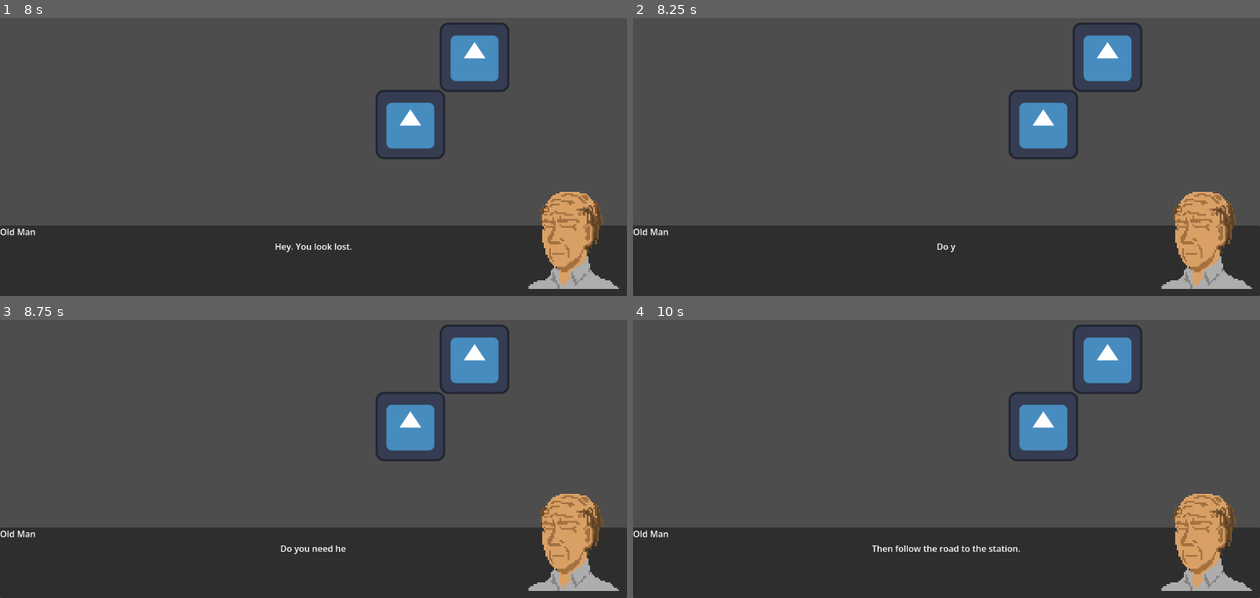
Above: before the commit, frames 1-4 (two rows, left to right).
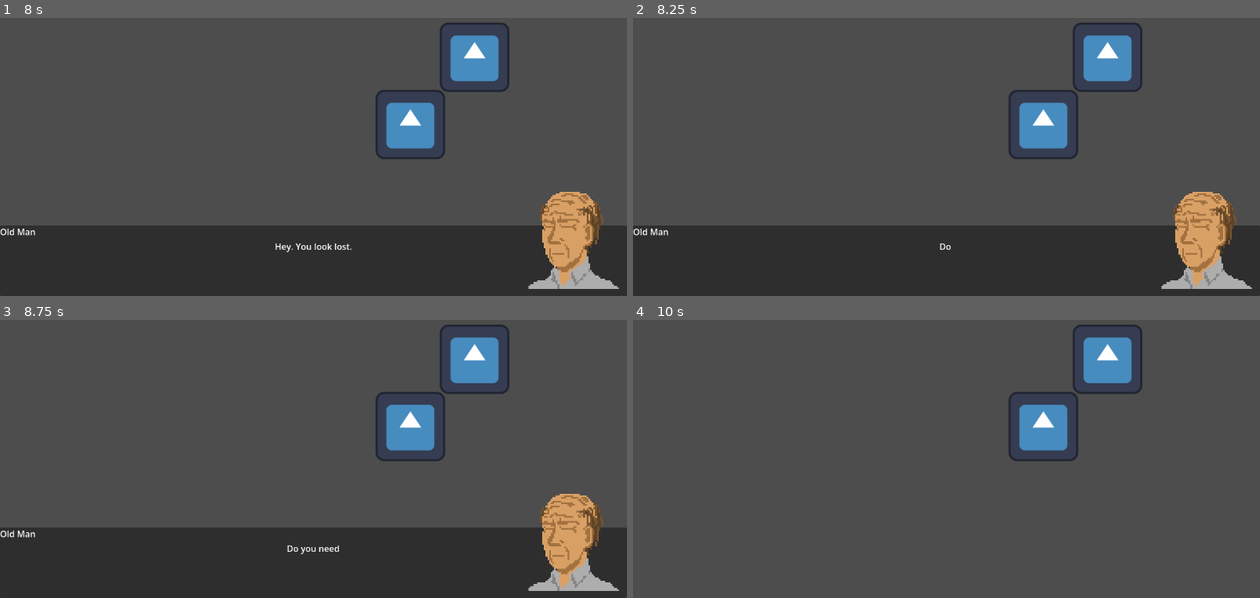
Above: after the commit, the same moments.

Repository: AtillaAkbulut/Godot-Dialogue-Framework
Game: Godot game, scene res://demo_scene.tscn
The game is run twice, just before and just after one commit, with the same random seed, the same clock (stepped at 60 frames per second) and the same inputs. The project has no main scene, so this scene is started directly. The engine's default icon, where the game draws it, is replaced by a stand-in: a white triangle on a blue panel in a dark square.
Inputs:
- Up to frame 1 (8 s): tap Enter (ui_accept) at 0.5, 0.77, 1.25, 1.52, 2, 3.02, 3.77, 4.52, 5.75, 6.02, 6.77, 7.52 s; hold E (interact) 0.53-1.28 s; hold Up (ui_up) 0.53-2.03 s; tap E (interact) every 1.5 s from 1.35 to 7.35 s; hold E (interact) 2.03-2.78 s; hold A (left) 2.03-3.53 s; hold S (down) 3.53-4.28 s; hold E (interact) 3.53-4.28 s; hold D (right) 4.28-5.03 s; hold Up (ui_up) 5.03-5.78 s; hold E (interact) 5.03-5.78 s; hold D (right) from 5.78 s (still down); hold E (interact) 6.53-7.28 s
- Up to frame 2 (8.25 s): tap Enter (ui_accept) at 8 s; release D (right) at 8.03 s; hold S (down) from 8.03 s (still down); hold E (interact) from 8.03 s (still down)
- Up to frame 3 (8.75 s): keep holding S (down); keep holding E (interact)
- Up to frame 4 (10 s): tap Enter (ui_accept) at 8.75, 9.02, 9.77 s; release S (down) at 8.78 s; release E (interact) at 8.78 s; hold A (left) 8.78-9.53 s; tap E (interact) at 8.85 s; hold Up (ui_up) from 9.53 s (still down); hold E (interact) from 9.53 s (still down)

Frame 1 is identical in both runs. In frame 2, less than 0.1% of the frame differs, in the area x 48-52%, y 81-85%; in frame 3, 0.2%; in frame 4, 26%, in the area x 0-100%, y 62-100%.

Commit message:
feat: add dialogue text speed command

Diff:
--- /dev/null
+++ b/dialogue/dialogue_command.gd
@@ -0,0 +1,11 @@
+extends RefCounted
+class_name DialogueCommand
+
+var type: String = ""
+var value = null
+var duration: float = 0.0
+
+func _init(_type: String = "", _value = null, _duration: float = 0.0) -> void:
+	type = _type
+	value = _value
+	duration = _duration
--- a/dialogue/dialogue_example.json
+++ b/dialogue/dialogue_example.json
@@ -7,6 +7,12 @@
   "nodes": {
 	"intro": {
 	  "text": "Hey. You look lost.",
+	  "commands": [
+		{
+			"type": "set_text_speed",
+			"value": 15
+		}
+	  ],
 	  "next": "question"
 	},
 	"question": {
@@ -31,6 +37,12 @@
 	},
 	"yes": {
 	  "text": "Then follow the road to the station.",
+	  "commands": [
+		{
+			"type": "set_text_speed",
+			"value": 80
+		}
+	  ],
 	  "events": [
 		"old_man_help_accepted",
         "achievement_first_help"
--- a/dialogue/dialogue_loader.gd
+++ b/dialogue/dialogue_loader.gd
@@ -45,7 +45,8 @@
 			raw_node.get("next", ""),
 			choices,
 			raw_node.get("end", false),
-			_load_events(raw_node)
+			_load_events(raw_node),
+			_load_commands(raw_node)
 		)
 
 		nodes[node_id] = node
@@ -79,3 +80,28 @@
 		return [data["event"]]
 
 	return []
+
+static func _load_commands(data: Dictionary) -> Array:
+	var commands: Array = []
+
+	if not data.has("commands"):
+		return commands
+
+	var raw_commands = data["commands"]
+
+	if typeof(raw_commands) != TYPE_ARRAY:
+		return commands
+
+	for raw_command in raw_commands:
+		if typeof(raw_command) != TYPE_DICTIONARY:
+			continue
+
+		var command := DialogueCommand.new(
+			raw_command.get("type", ""),
+			raw_command.get("value", null),
+			raw_command.get("duration", 0.0)
+		)
+
+		commands.append(command)
+
+	return commands
--- a/dialogue/dialogue_manager.gd
+++ b/dialogue/dialogue_manager.gd
@@ -9,6 +9,8 @@
 signal dialogue_event_triggered(event_id: String)
 
 signal choices_ready(choices: Array)
+
+signal dialogue_command_requested(command: DialogueCommand)
 
 enum DialogueState {
 	INACTIVE,
@@ -126,6 +128,7 @@
 		end_dialogue()
 		return
 
+	_request_commands(current_node.commands)
 	line_changed.emit(current_node)
 	_trigger_events(current_node.events)
 
@@ -193,3 +196,10 @@
 
 
 		dialogue_event_triggered.emit(event_id)
+
+func _request_commands(commands: Array) -> void:
+	for command in commands:
+		if command == null:
+			continue
+
+		dialogue_command_requested.emit(command)
--- a/dialogue/dialogue_node.gd
+++ b/dialogue/dialogue_node.gd
@@ -7,6 +7,7 @@
 var choices: Array = []
 var end: bool = false
 var events: Array = []
+var commands: Array = []
 
 func _init(
 	_id: String = "",
@@ -14,7 +15,8 @@
 	_next_node_id: String = "",
 	_choices: Array = [],
 	_end: bool = false,
-	_events: Array = []
+	_events: Array = [],
+	_commands: Array = []
 ) -> void:
 	id = _id
 	text = _text
@@ -22,3 +24,4 @@
 	choices = _choices
 	end = _end
 	events = _events
+	commands = _commands
--- a/dialogue/dialogue_ui.gd
+++ b/dialogue/dialogue_ui.gd
@@ -16,6 +16,7 @@
 	hide()
 	portrait_rect.hide()
 
+	DialogueManager.dialogue_command_requested.connect(_on_dialogue_command_requested)
 	DialogueManager.dialogue_started.connect(_on_dialogue_started)
 	DialogueManager.line_changed.connect(_on_line_changed)
 	DialogueManager.choices_requested.connect(_on_choices_requested)
@@ -129,3 +130,12 @@
 	text_label.text = full_text
 	is_typing = false
 	DialogueManager.request_choices_after_text_finished()
+
+func _on_dialogue_command_requested(command: DialogueCommand) -> void:
+	match command.type:
+		"set_text_speed":
+			if typeof(command.value) == TYPE_FLOAT or typeof(command.value) == TYPE_INT:
+				typewriter_speed = float(command.value)
+
+		"reset_text_speed":
+			typewriter_speed = 45.0
Not shown, added: dialogue/dialogue_command.gd.uid
